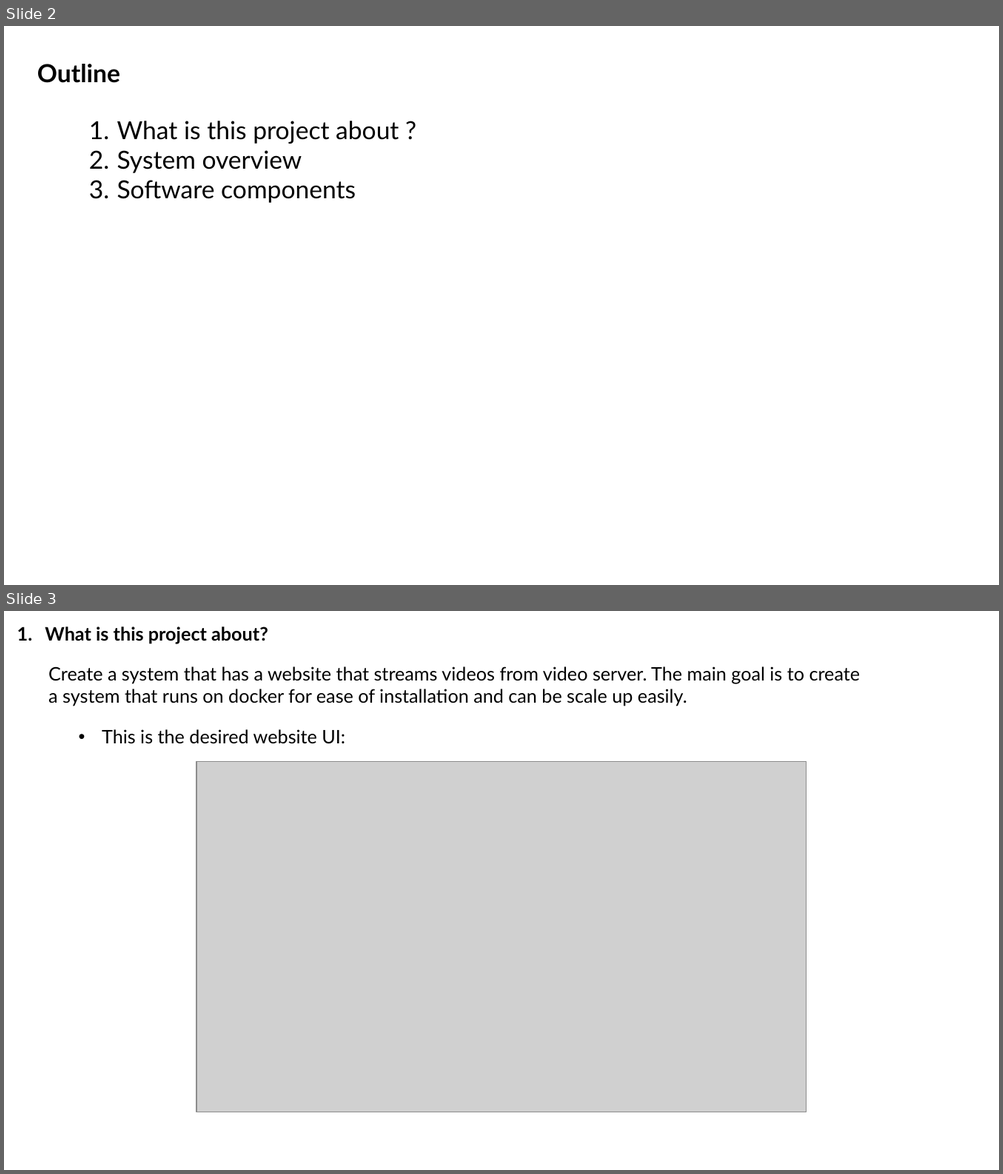
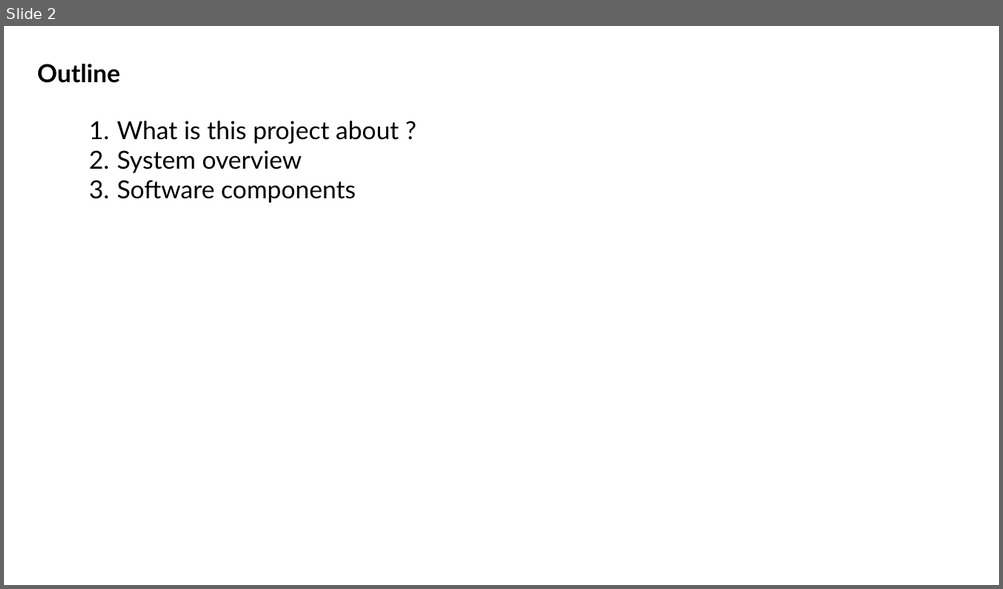
Before and after one commit to truongvanhuy2000/Video-Streaming, a slide deck: Docs/Overview.pptx. Shown one above the other, each under a label of ours: slides 2 and 3 before the commit, slide 2 after it. The pictures are 1003x1174 and 1003x589 pixels, drawn with LibreOffice and Linux fonts; fonts in the diff are those of the drawing; grey boxes stand for pictures. Boxes give left, top, right and bottom in pixels: in the first picture for what was removed or moved away, otherwise in the second. Text is boxed around its words. In the diff, an @@ line names an element or a change of style, - is before the commit and + after.

```diff
--- a/Docs/Overview.pptx
+++ b/Docs/Overview.pptx
@@ slide 3 removed at [4,611,999,1170], background #FFFFFF @@
@@ text removed at [45,627,268,644] @@
-1. What is this project about?
@@ text removed at [48,667,860,706] @@
-Create a system that has a website that streams videos from video server. The main goal is to create a system that runs on docker for ease of installation and can be scale up easily.
@@ text removed at [102,729,345,744] @@
-• This is the desired website UI:
@@ picture removed at [196,762,806,1113] @@
```
Also in this commit, not shown: 2 slides changed, 7 slides added, 4 other slides removed, 1 other file.
